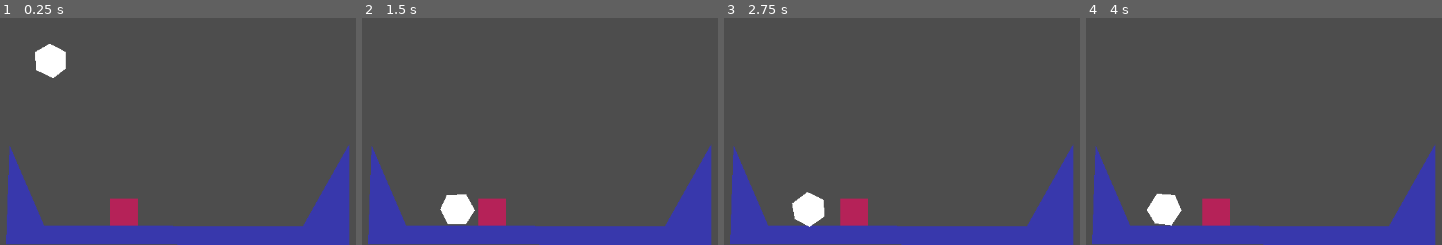
Above: before the commit, frames 1-4 (left to right).
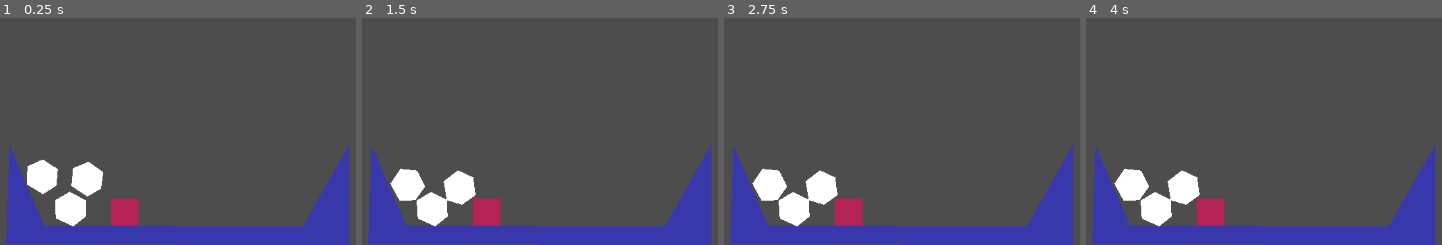
Above: after the commit, the same moments.

Repository: dhdorr/LD57-Depths
Game: Godot game, scene res://Scenes/test_world_1.tscn
Same seed, same stepped clock (60 frames per second), same inputs: the game is played once before the commit and once after it.
Inputs (mouse positions are in pixels of both pictures, inside the frame that each line leads up to):
- Up to frame 1 (0.25 s): no input
- Up to frame 2 (1.5 s): move the mouse to (411, 126) at 0.52 s; press the mouse at (411, 126) at 0.53 s; move the mouse to (365, 42) at 1.27 s; release the mouse at (365, 42) at 1.28 s; click (365, 42) at 1.35 s
- Up to frame 3 (2.75 s): move the mouse to (outside the picture) at 2.02 s; press the mouse at (outside the picture) at 2.03 s
- Up to frame 4 (4 s): move the mouse to (1210, 111) at 2.77 s; release the mouse at (1210, 111) at 2.78 s; click (1210, 111) at 2.85 s; tap Enter at 3.5 s; move the mouse to (outside the picture) at 3.52 s; press the mouse at (outside the picture) at 3.53 s

The runs differ from the first frame. In frame 1, 4.1% of the frame differs, in the area x 7-40%, y 11-93%; in frame 2, 3.8%; in frame 3, 3.4%; in frame 4, 3.0%.

Commit message:
testing weights

Diff:
--- a/ld57-deep-pockets/Scenes/test_world_1.tscn
+++ b/ld57-deep-pockets/Scenes/test_world_1.tscn
@@ -19,14 +19,16 @@
 color = Color(0.219608, 0.219608, 0.678431, 1)
 polygon = PackedVector2Array(354, 504, 404, 620, 777, 621, 844, 502, 844, 648, 349, 647)
 
-[node name="RigidBody2D" type="RigidBody2D" parent="."]
-position = Vector2(413, 354)
-mass = 10.0
+[node name="RigidBody2D" type="RigidBody2D" parent="." groups=["obj"]]
+position = Vector2(442, 593)
+mass = 500.0
+contact_monitor = true
+max_contacts_reported = 4
 script = ExtResource("1_jveei")
+metadata/_edit_group_ = true
 
 [node name="CollisionShape2D" type="CollisionShape2D" parent="RigidBody2D"]
 shape = SubResource("CircleShape2D_u8f86")
-metadata/_edit_lock_ = true
 
 [node name="Polygon2D" type="Polygon2D" parent="RigidBody2D"]
 polygon = PackedVector2Array(-1, -25, 22, -13, 22, 11, 4, 25, -21, 13, -22, -13)
@@ -35,15 +37,42 @@
 
 [node name="CollisionShape2D2" type="CollisionShape2D" parent="RigidBody2D/Area2D"]
 shape = SubResource("CircleShape2D_u8f86")
-metadata/_edit_lock_ = true
+
+[node name="RigidBody2D3" type="RigidBody2D" parent="." groups=["obj"]]
+position = Vector2(463, 534)
+mass = 250.0
+contact_monitor = true
+max_contacts_reported = 4
+script = ExtResource("1_jveei")
+metadata/_edit_group_ = true
+
+[node name="CollisionShape2D" type="CollisionShape2D" parent="RigidBody2D3"]
+shape = SubResource("CircleShape2D_u8f86")
+
+[node name="Polygon2D" type="Polygon2D" parent="RigidBody2D3"]
+polygon = PackedVector2Array(-1, -25, 22, -13, 22, 11, 4, 25, -21, 13, -22, -13)
+
+[node name="RigidBody2D4" type="RigidBody2D" parent="." groups=["obj"]]
+position = Vector2(399, 523)
+mass = 50.0
+contact_monitor = true
+max_contacts_reported = 4
+script = ExtResource("1_jveei")
+metadata/_edit_group_ = true
+
+[node name="CollisionShape2D" type="CollisionShape2D" parent="RigidBody2D4"]
+shape = SubResource("CircleShape2D_u8f86")
+
+[node name="Polygon2D" type="Polygon2D" parent="RigidBody2D4"]
+polygon = PackedVector2Array(-1, -25, 22, -13, 22, 11, 4, 25, -21, 13, -22, -13)
 
 [node name="RigidBody2D2" type="RigidBody2D" parent="."]
-position = Vector2(519, 597)
-mass = 5.0
+position = Vector2(520, 597)
+mass = 800.0
+metadata/_edit_group_ = true
 
 [node name="CollisionShape2D" type="CollisionShape2D" parent="RigidBody2D2"]
 shape = SubResource("RectangleShape2D_jveei")
-metadata/_edit_lock_ = true
 
 [node name="Polygon2D" type="Polygon2D" parent="RigidBody2D2"]
 color = Color(0.712367, 0.135714, 0.346475, 1)
--- a/ld57-deep-pockets/Scripts/pickable.gd
+++ b/ld57-deep-pockets/Scripts/pickable.gd
@@ -10,24 +10,28 @@
 	if event.is_action_pressed("grab"):
 		print("shape grabbed")
 		StateGrabbed = true
-		self.freeze = true
+		self.gravity_scale = 0
+		#self.freeze = true
 
 
 func _physics_process(delta: float) -> void:
 	if StateGrabbed:
-		var test = self.position.distance_to(get_viewport().get_mouse_position())
 
-		if self.position.distance_to(get_viewport().get_mouse_position()) > 1.5:
-			self.move_and_collide(self.position.direction_to(get_viewport().get_mouse_position()) * 2)
-		else:
-			var collision = self.move_and_collide(self.position.direction_to(get_viewport().get_mouse_position()) * 2, true)
-			if not collision:
-				print(test)
-				self.position = get_viewport().get_mouse_position()
+		var distance2 = self.position.distance_squared_to(get_viewport().get_mouse_position())
+		var distance1 = self.position.distance_to(get_viewport().get_mouse_position())
+		var direction = self.position.direction_to(get_viewport().get_mouse_position())
+		var collision = self.move_and_collide(direction * distance1, true)
+
+		#self.move_and_collide(direction * distance1 / 20)
+		self.linear_velocity = direction * distance1
 
 
 func _input(event: InputEvent) -> void:
 	if StateGrabbed and event.is_action_released("grab"):
 		print("shape dropped")
 		StateGrabbed = false
-		self.freeze = false
+		self.gravity_scale = 1
+		var distance2 = self.position.distance_squared_to(get_viewport().get_mouse_position())
+		var distance1 = self.position.distance_to(get_viewport().get_mouse_position())
+		var direction = self.position.direction_to(get_viewport().get_mouse_position())
+		self.apply_central_impulse(direction * distance2)
